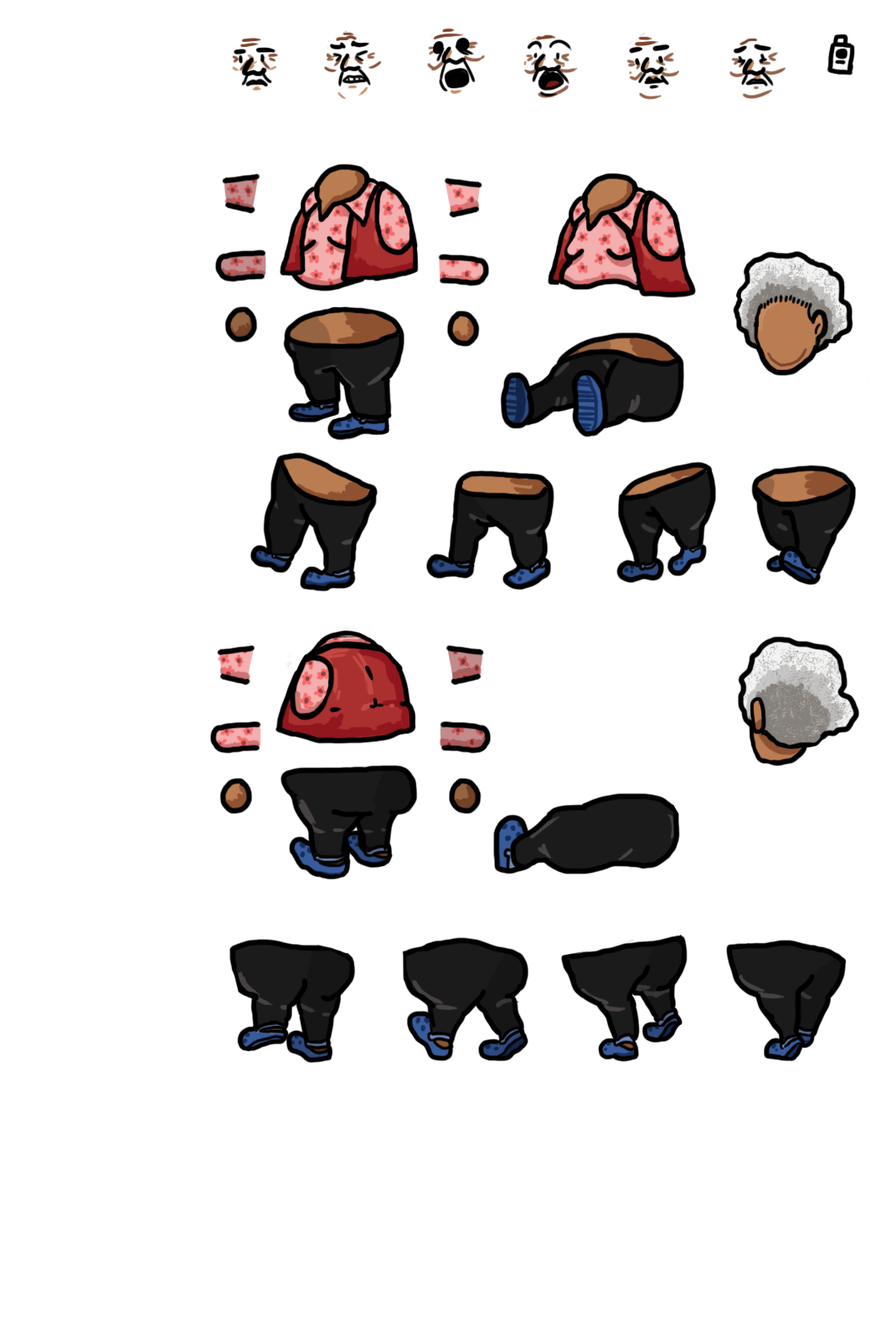
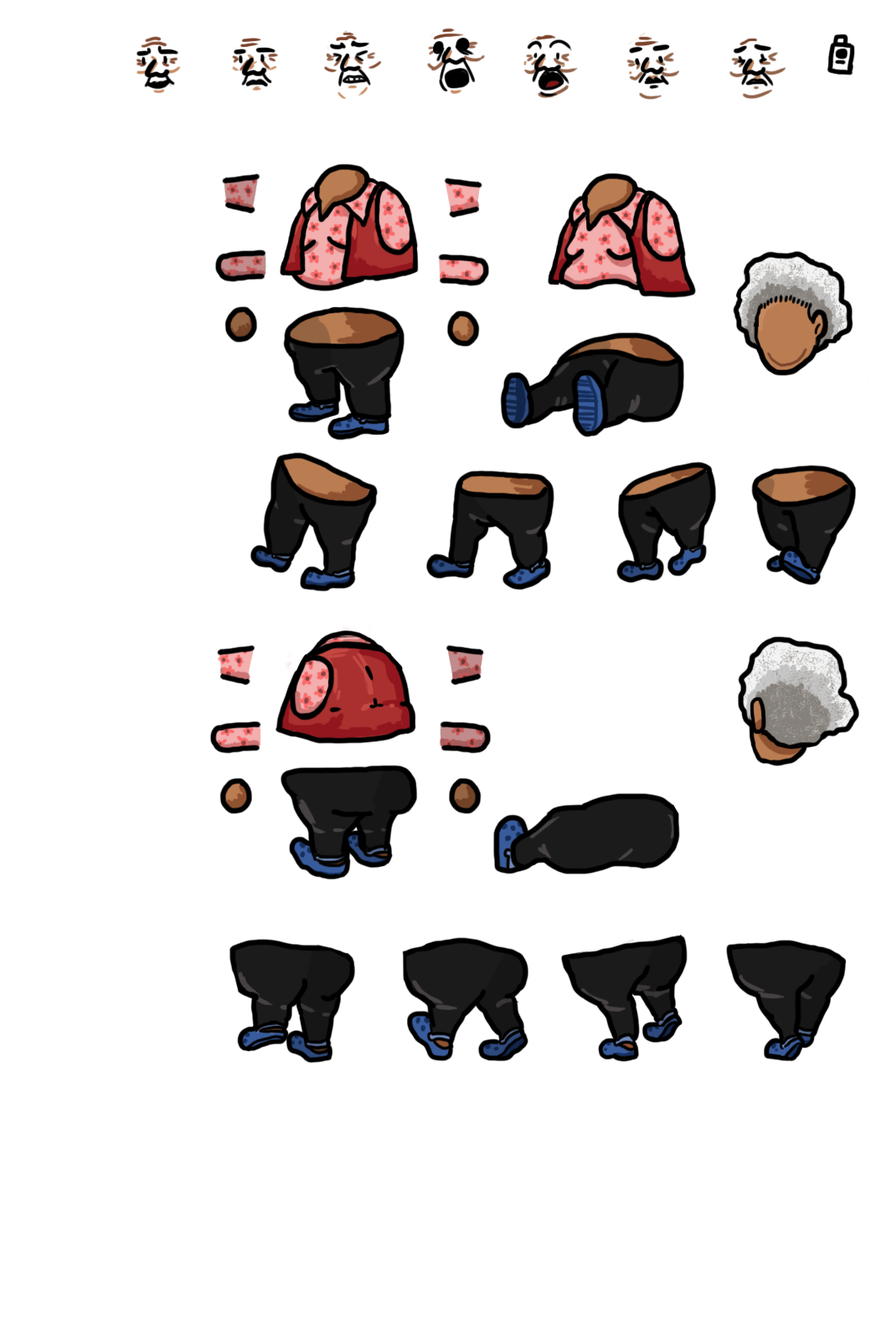
Layers edited between the first and the second 871px x 1340px image:
added layer "Layer 34" above "lines" over [135, 45, 180, 90]
painted on "face_color" over [135, 36, 181, 94]
